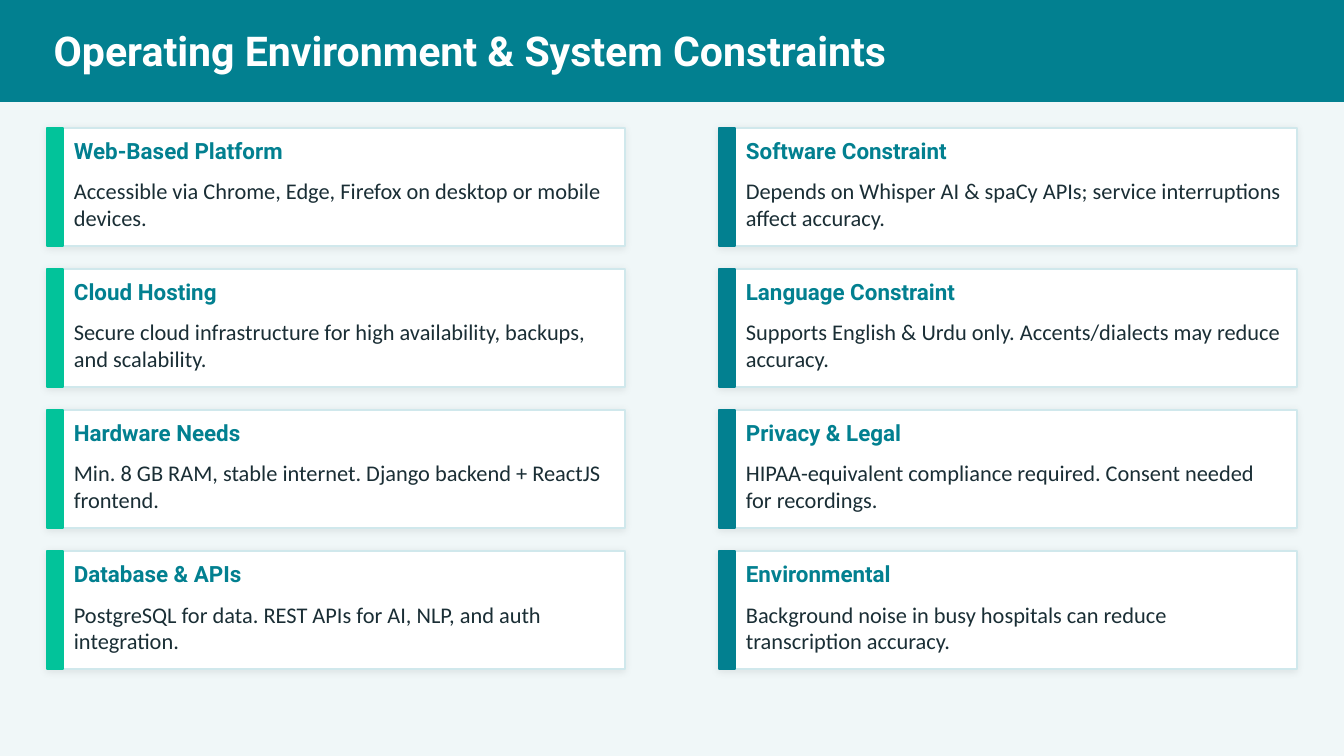
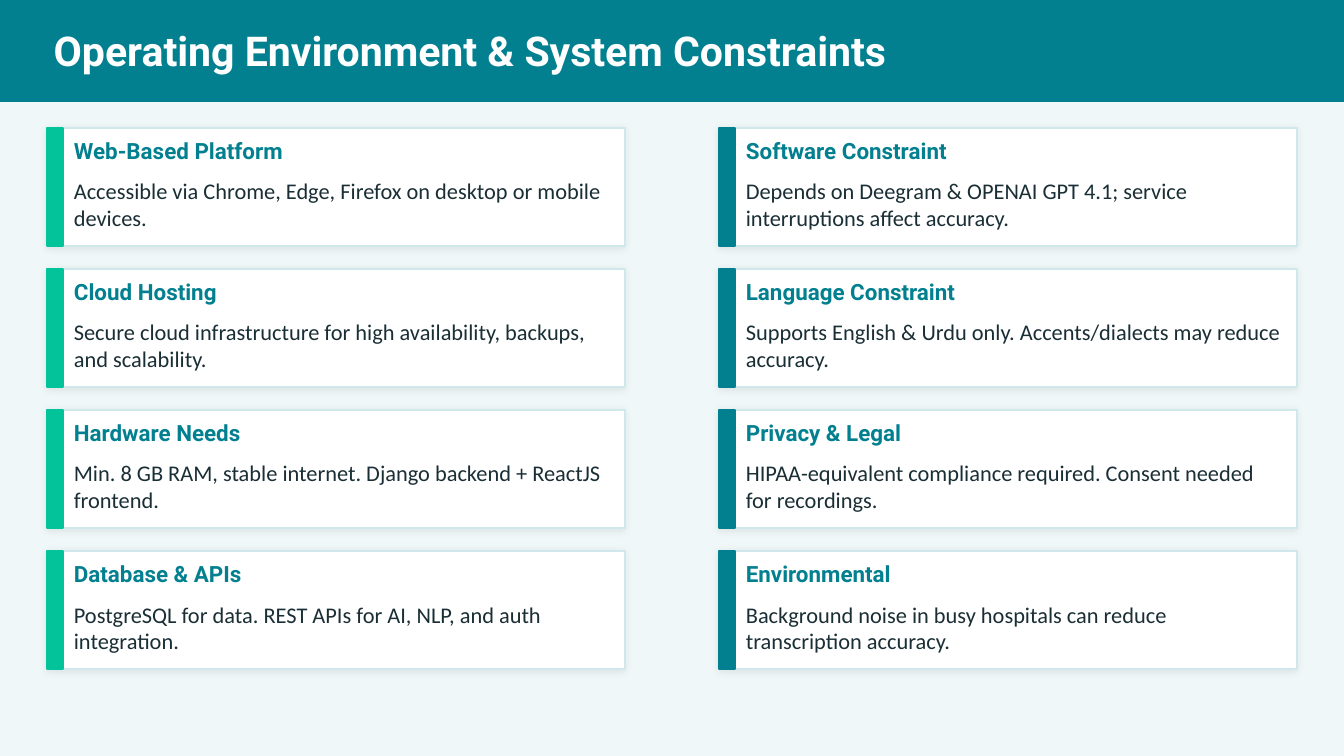
Before and after one commit to Hospital-Information-Management-System/Capstone, a slide deck: slide 7 of Project Slides/project-slides-final.pptx. Drawn at 1344x756 pixels with LibreOffice and Linux fonts; fonts in the diff are those of the drawing. Boxes give left, top, right and bottom in pixels: in the first picture for what was removed or moved away, otherwise in the second. Text is boxed around its words. In the diff, an @@ line names an element or a change of style, - is before the commit and + after.

```diff
--- a/Project Slides/project-slides-final.pptx
+++ b/Project Slides/project-slides-final.pptx
@@ text at bbox=[746, 183, 1187, 230]: text changed @@
-Depends on Whisper AI & spaCy APIs; service interruptions affect accuracy.
+Depends on Deegram & OPENAI GPT 4.1; service interruptions affect accuracy.
```
Also in this commit, not shown: 1 other slide changed, 2 other files.
